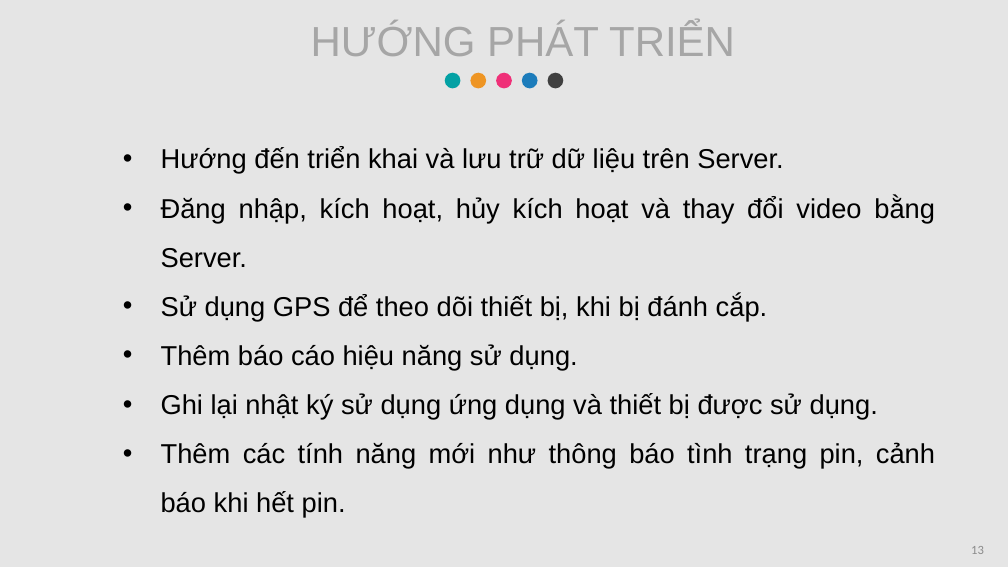
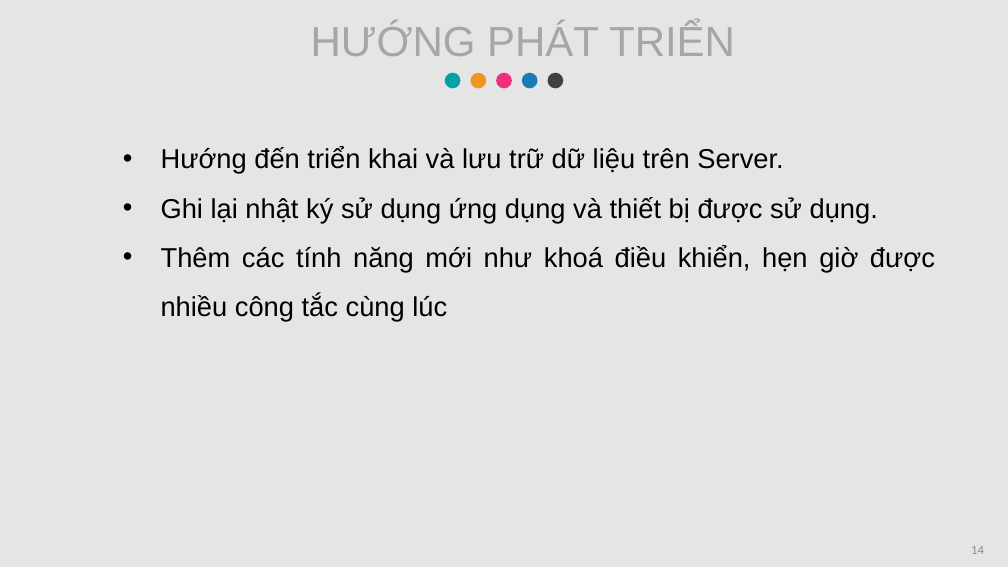
Before and after one commit to ngocphong260899/ThucTapTotNghiep, a slide deck: slide 14 of BaoCao.pptx (slide 13 before the commit). Drawn at 1008x567 pixels with LibreOffice and Linux fonts; fonts in the diff are those of the drawing. Boxes give left, top, right and bottom in pixels: in the first picture for what was removed or moved away, otherwise in the second. Text is boxed around its words. In the diff, an @@ line names an element or a change of style, - is before the commit and + after.

```diff
--- a/BaoCao.pptx
+++ b/BaoCao.pptx
@@ text at <box>161,196,935,370</box>: paragraphs removed @@
-• Đăng nhập, kích hoạt, hủy kích hoạt và thay đổi video bằng Server.
-• Sử dụng GPS để theo dõi thiết bị, khi bị đánh cắp.
-• Thêm báo cáo hiệu năng sử dụng.
@@ text at <box>161,246,935,321</box>: text changed @@
-• Thêm các tính năng mới như thông báo tình trạng pin, cảnh báo khi hết pin.
+• Thêm các tính năng mới như khoá điều khiển, hẹn giờ được nhiều công tắc cùng lúc
@@ page number at <box>971,546,984,554</box>: text changed @@
-13
+14
```
Also in this commit, not shown: 8 other slides changed, 1 slide added, 41 other files.
